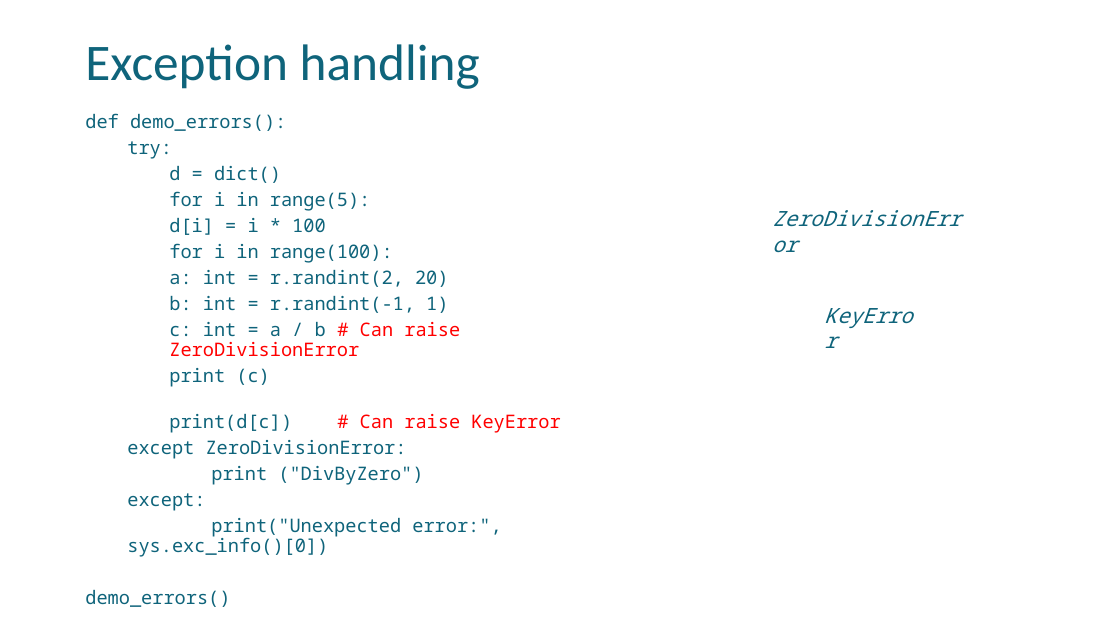
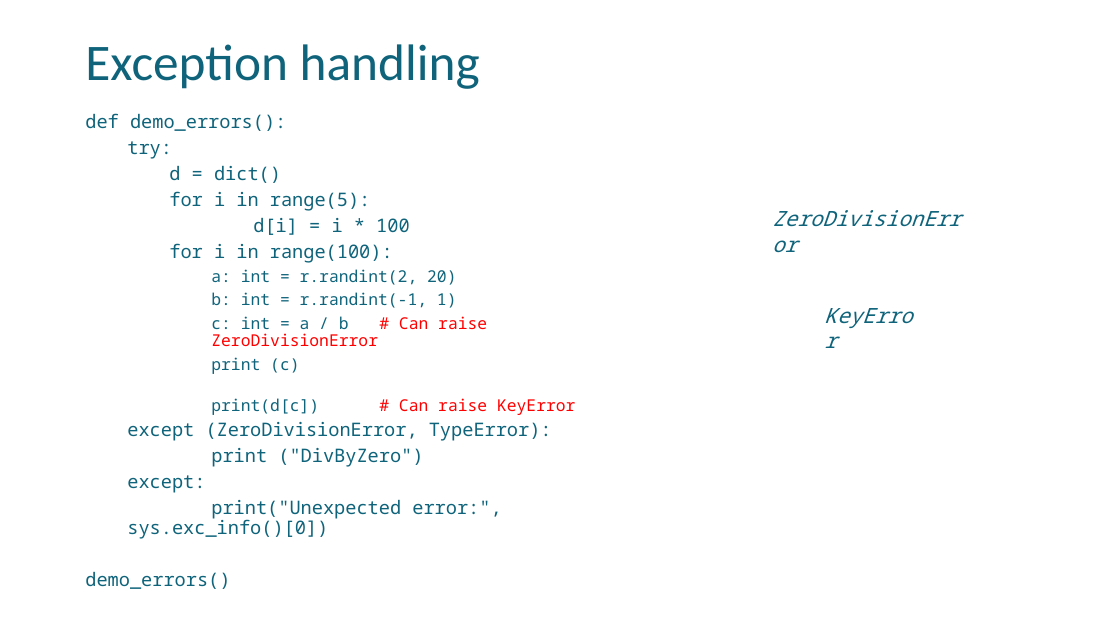
Before and after one commit to uday87j/teach_python, a slide deck: slide 15 of fundamentals/9-Type conversion, Files, doctest.pptx. Drawn at 1120x630 pixels with LibreOffice and Linux fonts; fonts in the diff are those of the drawing. Boxes give left, top, right and bottom in pixels: in the first picture for what was removed or moved away, otherwise in the second. Text is boxed around its words. In the diff, an @@ line names an element or a change of style, - is before the commit and + after.

Commit message:
Fundamentals: Add Summary slides

```diff
--- a/fundamentals/9-Type conversion, Files, doctest.pptx
+++ b/fundamentals/9-Type conversion, Files, doctest.pptx
@@ text at bbox=[211, 269, 575, 415]: size 16 to 14 pt in "a: int = r.randint(2, 20)", "b: int = r.randint(-1, 1)", "c: int = a / b # ...", "print (c)" and 1 more places; list level 3 to 4 in "a: int = r.randint(2, 20)"; list level 3 to 4 in "b: int = r.randint(-1, 1)"; list level 3 to 4 in "c: int = a / ..."; list level 3 to 4 in "print (c)"; list level 3 to 4 in "print(d[c]) # Can raise KeyError" @@
@@ text at bbox=[127, 422, 552, 441]: text changed @@
-  except ZeroDivisionError:
+  except (ZeroDivisionError, TypeError):
```
Also in this commit, not shown: 1 other file.
